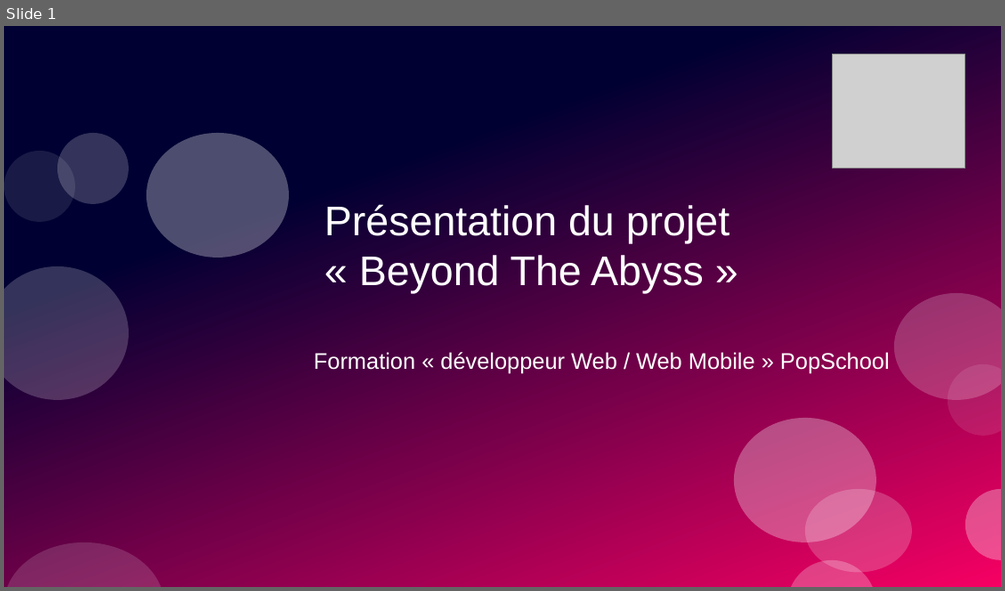
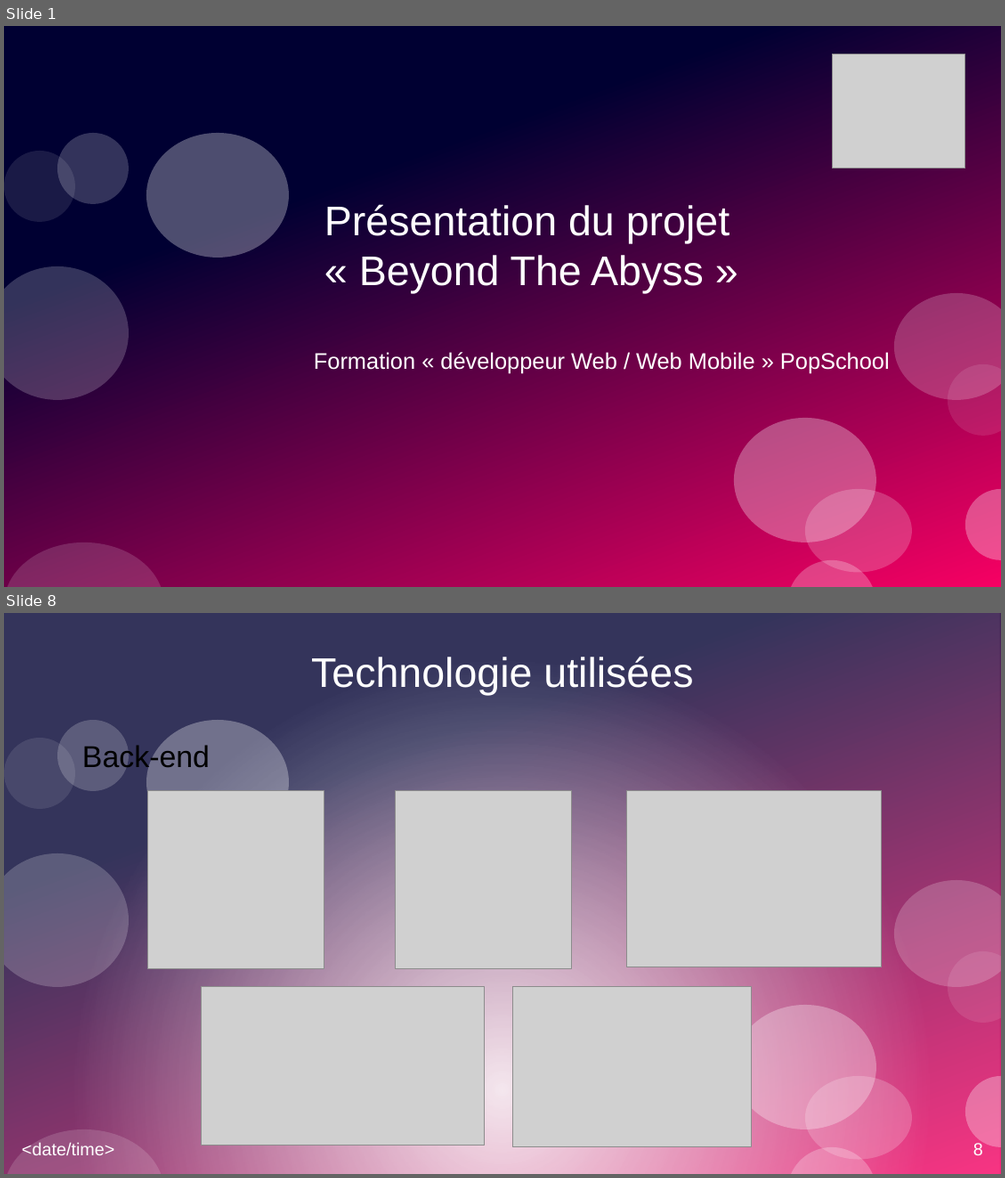
Before and after one commit to Khrystophe/Beyond-The-Abyss, a slide deck: Rapport/presentation.odp. Shown one above the other, each under a label of ours: slide 1 before the commit, slides 1 and 8 after it; the slides between them are not shown. The pictures are 1005x591 and 1005x1178 pixels, drawn with LibreOffice and Linux fonts; fonts in the diff are those of the drawing; grey boxes stand for pictures. Boxes give left, top, right and bottom in pixels: in the first picture for what was removed or moved away, otherwise in the second. Text is boxed around its words. In the diff, an @@ line names an element or a change of style, - is before the commit and + after.

```diff
--- a/Rapport/presentation.odp
+++ b/Rapport/presentation.odp
@@ slide 8 added at (x1=4, y1=613, x2=1001, y2=1174), background #FFFFFF; not listed: 11 template elements that a slide beside it also shows @@
@@ rectangle added at (x1=4, y1=613, x2=1000, y2=1174), fill gradient #FFFFFF @@
@@ title added at (x1=311, y1=656, x2=693, y2=695), 33 pt, text #FFFFFF @@
+Technologie utilisées
@@ text added at (x1=82, y1=745, x2=210, y2=768), 24 pt, text #000000 @@
+Back-end
@@ ellipse added at (x1=147, y1=720, x2=289, y2=844), fill #FFFFFF at 30% opacity @@
@@ picture added at (x1=148, y1=791, x2=324, y2=969) @@
@@ picture added at (x1=396, y1=791, x2=572, y2=968) @@
@@ picture added at (x1=627, y1=791, x2=882, y2=967) @@
@@ picture added at (x1=202, y1=987, x2=485, y2=1145) @@
@@ picture added at (x1=512, y1=987, x2=752, y2=1148) @@
@@ text added at (x1=22, y1=1142, x2=114, y2=1155), 14 pt, text #FFFFFF @@
+<date/time>
@@ page number added at (x1=973, y1=1143, x2=983, y2=1155), 14 pt, text #FFFFFF @@
+8
```
Also in this commit, not shown: 42 other slides added, 3 slides removed.
